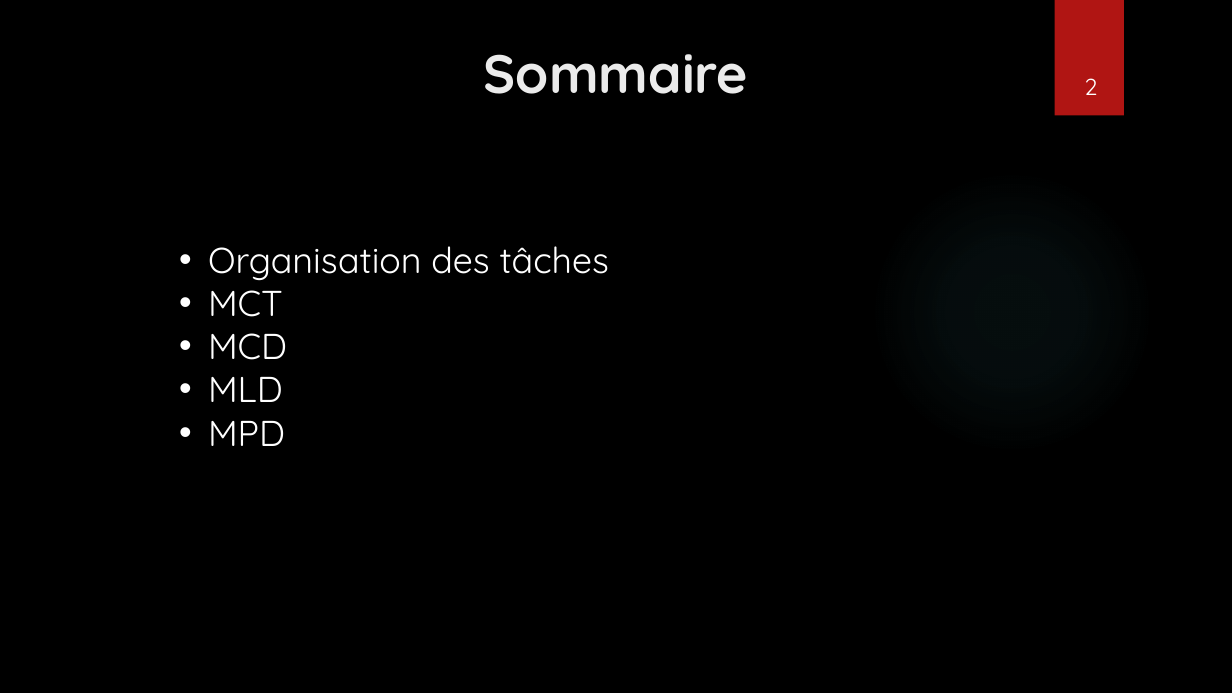
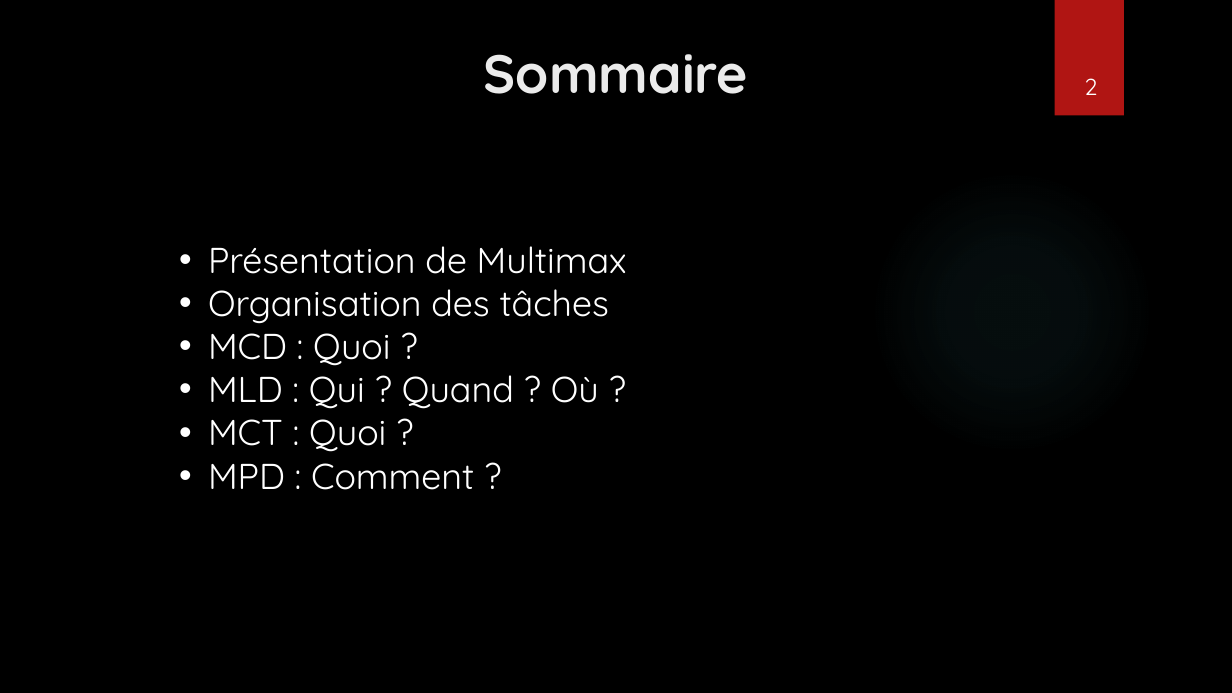
Before and after one commit to Lucasmouchague/etude_de_cas_merise, a slide deck: slide 2 of Projet Merise.pptx. Drawn at 1232x693 pixels with LibreOffice and Linux fonts; fonts in the diff are those of the drawing; background and template pictures are left out. Boxes give left, top, right and bottom in pixels: in the first picture for what was removed or moved away, otherwise in the second. Text is boxed around its words. In the diff, an @@ line names an element or a change of style, - is before the commit and + after.

```diff
--- a/Projet Merise.pptx
+++ b/Projet Merise.pptx
@@ text at [208, 246, 627, 274]: paragraph added @@
+• Présentation de Multimax
@@ text at [208, 322, 599, 490]: text changed @@
-• MCT
-• MCD
-• MLD
-• MPD
+• MCD : Quoi ?
+• MLD : Qui ? Quand ? Où ?
+• MCT : Quoi ?
+• MPD : Comment ?
```
Also in this commit, not shown: 3 other slides changed, 3 slides added.
